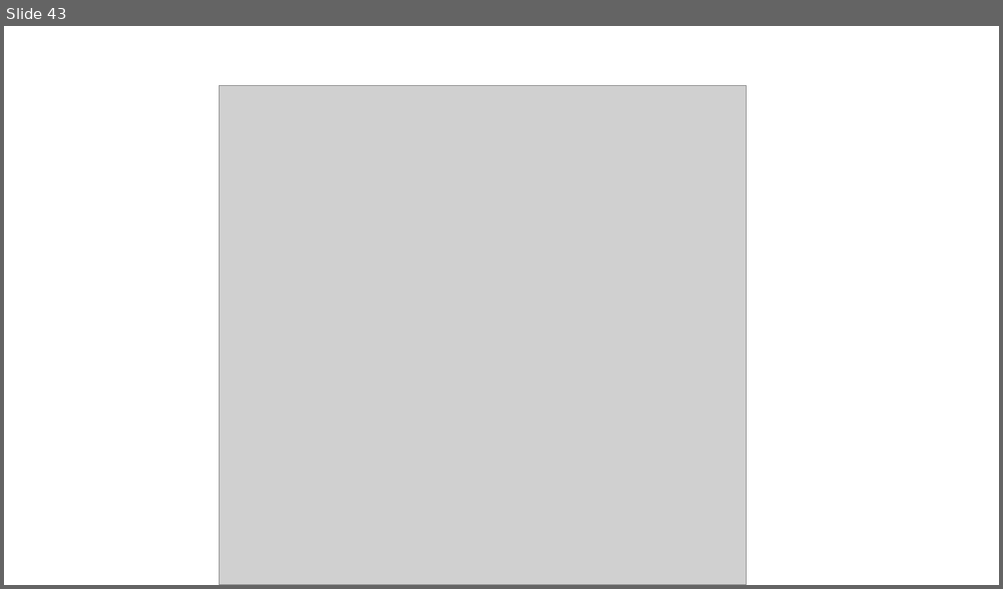
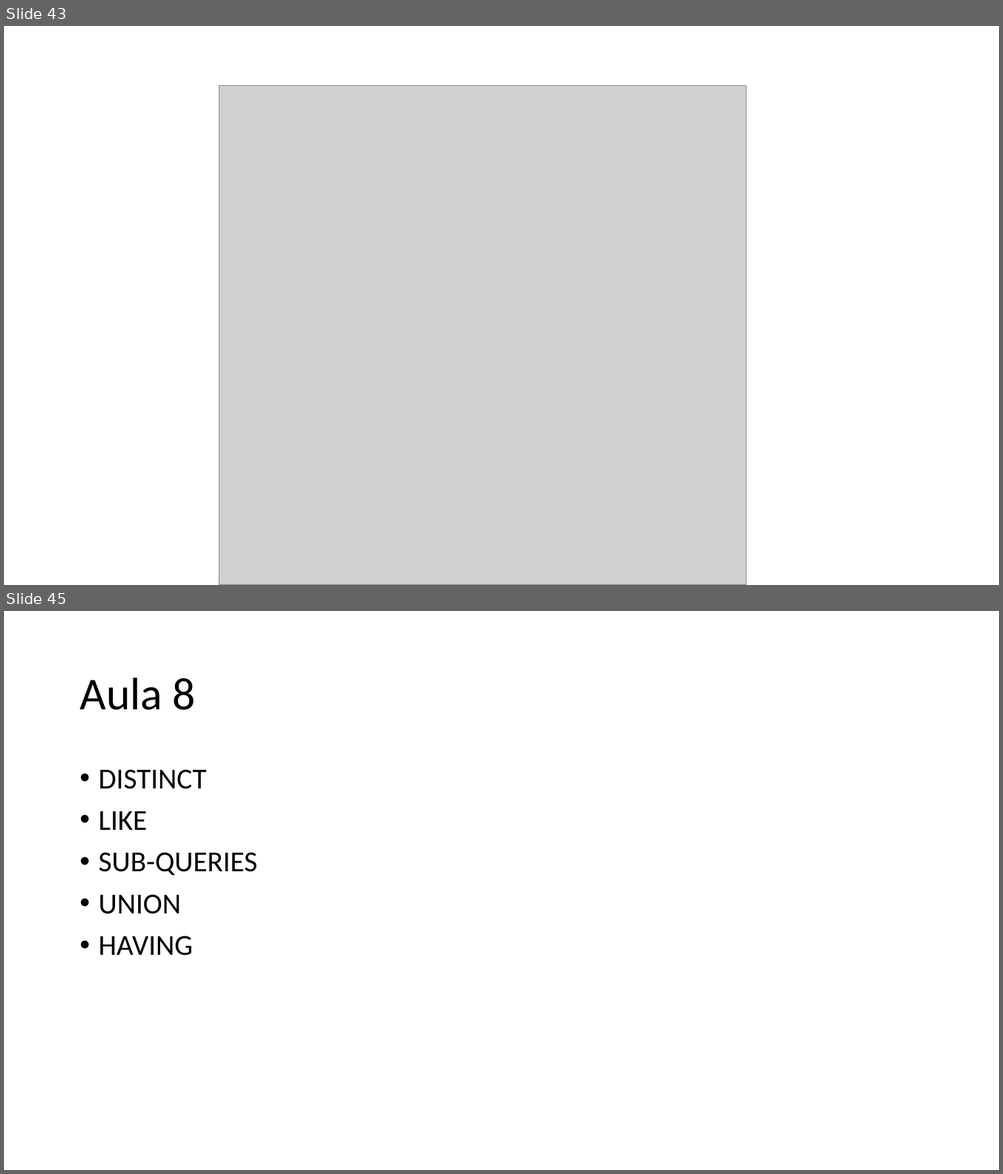
Before and after one commit to VictorInacio/learn-db, a slide deck: slides/Curso BD.pptx. Shown one above the other, each under a label of ours: slide 43 before the commit, slides 43 and 45 after it; the slides between them are not shown. The pictures are 1003x589 and 1003x1174 pixels, drawn with LibreOffice and Linux fonts; fonts in the diff are those of the drawing; grey boxes stand for pictures. Boxes give left, top, right and bottom in pixels: in the first picture for what was removed or moved away, otherwise in the second. Text is boxed around its words. In the diff, an @@ line names an element or a change of style, - is before the commit and + after.

Commit message:
PPT Aula 7

```diff
--- a/slides/Curso BD.pptx
+++ b/slides/Curso BD.pptx
@@ slide 45 added at (4, 611, 999, 1170), background #FFFFFF @@
@@ title added at (79, 678, 196, 710), 44 pt, text #000000 @@
+Aula 8
@@ text added at (99, 769, 258, 956), 28 pt, text #000000 @@
+• DISTINCT
+• LIKE
+• SUB-QUERIES
+• UNION
+• HAVING
```
Also in this commit, not shown: 2 slides changed, 1 other slide added, 1 slide removed, 1 other file.
